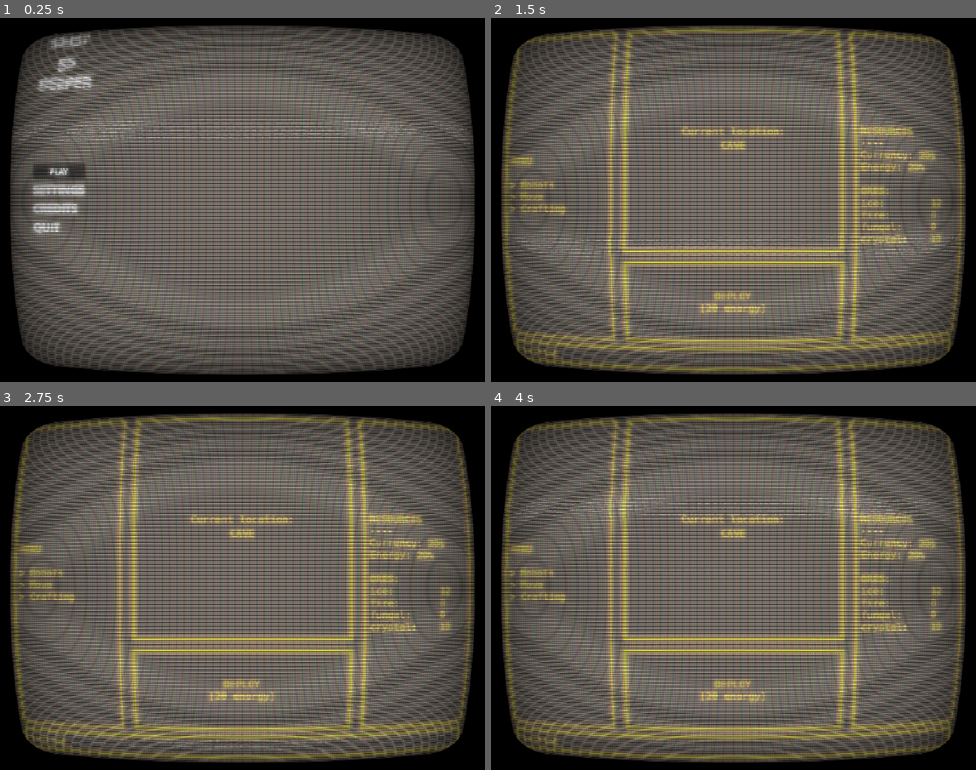
Above: before the commit, frames 1-4 (two rows, left to right).
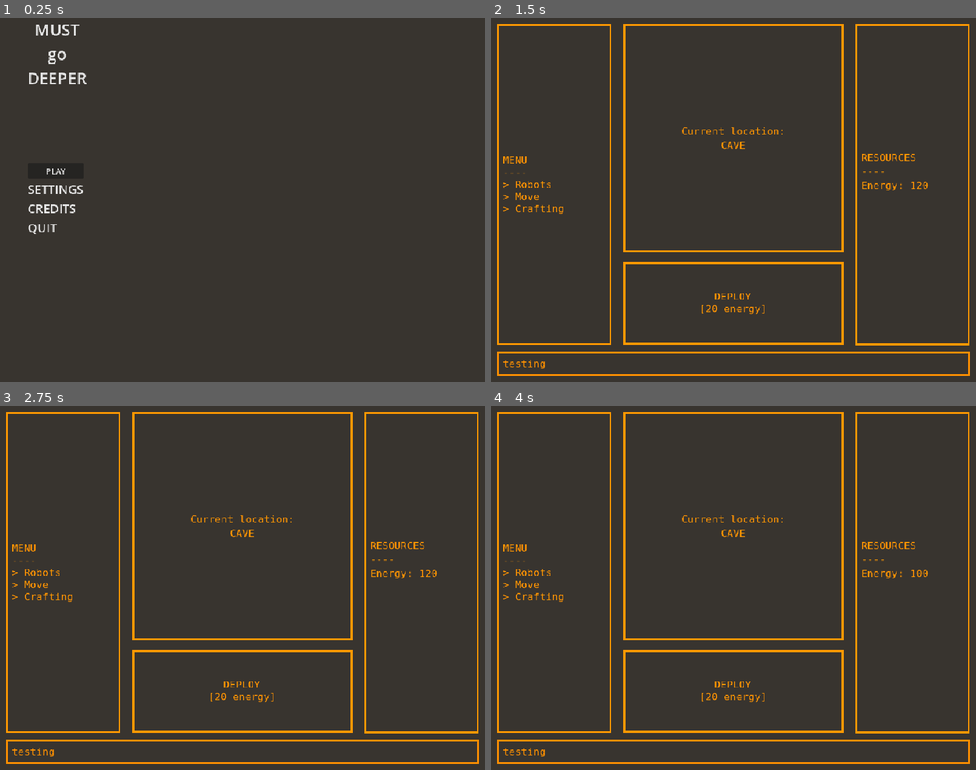
Above: after the commit, the same moments.

Repository: eorten/spelunk5
Game: Godot game, scene res://game/game.tscn
The game is run twice, just before and just after one commit, with the same random seed, the same clock (stepped at 60 frames per second) and the same inputs.
Inputs (mouse positions are in pixels of both pictures, inside the frame that each line leads up to):
- Up to frame 1 (0.25 s): no input
- Up to frame 2 (1.5 s): click "PLAY" at 0.5 s; click "> Caverns -Low threat level" at 1.25 s
- Up to frame 3 (2.75 s): move the mouse to (349, 569) at 2.02 s; hold D (move_right) from 2.03 s (still down); tap F (action_interact) at 2.1 s; click (349, 569) at 2.17 s; tap Space (move_jump) at 2.27 s
- Up to frame 4 (4 s): release D (move_right) at 2.75 s; click "DEPLOY [20 energy]" at 2.75 s; tap F (action_interact) at 3.5 s; move the mouse to (636, 606) at 3.52 s; hold D (move_right) from 3.53 s (still down); click (636, 606) at 3.6 s; tap Space (move_jump) at 3.77 s

The runs differ from the first frame. In frame 1, 69% of the frame differs, in the area x 0-100%, y 0-100%; in frame 2, 72%; in frame 3, 72%; in frame 4, 72%.

Commit message:
finished gameplay loop

Diff:
--- a/characters/player/player_data.gd
+++ b/characters/player/player_data.gd
@@ -1,12 +1,7 @@
 class_name PlayerData extends RefCounted
 var _inventory:Inventory
-var _currency:int
 func _init() -> void:
-	_currency = 0
 	_inventory = Inventory.new()
-
-func add_currency(amount:int):
-	_currency += amount
 
 func get_inventory() -> Inventory:
 	return _inventory
--- a/game/game.gd
+++ b/game/game.gd
@@ -38,7 +38,8 @@
 		_mining_system = MiningSystem.new(_world)
 		world_root.initialize(_world, placeable_registry)
 		world_root.create_world()
-		_current_round_data = RoundData.new(-1)
+		_current_round_data = RoundData.new(-1, 120)
+		update_resource_ui()
 	)
 
 	EventBus.on_button_pressed_deploy.connect(func():
@@ -56,10 +57,13 @@
 		_player = Player.new(.5 ,1)
 		_player.on_out_of_hp.connect(func():
 			end_run()
+			update_resource_ui()
 			Viewmodel.terminal_vm.set_state(TerminalState.new("robot destroyed due to excessive damage"))
 		)
 		_player.on_out_of_energy.connect(func():
 			end_run()
+			update_resource_ui()
+
 			Viewmodel.terminal_vm.set_state(TerminalState.new("robot destroyed due to no energy"))
 		)
 		_player.on_take_damage.connect(func():
@@ -69,7 +73,14 @@
 	)
 
 	GameEventBus.on_player_hatch_interacted.connect(func():
+		if _current_gamestate != GameState.PLAYING:return;
 		end_run()
+		print("ADD M")
+		_player_data.get_inventory().add_inventory(
+			_player.get_inventory()
+		)
+		update_resource_ui()
+
 	)
 
 	GameEventBus.on_player_try_mine.connect(func(pos:Vector2i):
@@ -81,6 +92,16 @@
 	_player_data = PlayerData.new()
 	Viewmodel.ui_vm.set_state(
 		UIState.new(UIState.Screen.MAIN_MENU)
+	)
+	update_resource_ui()
+
+func update_resource_ui():
+	Viewmodel.terminal_menu_right_vm.set_state(
+		TerminalMenuRightState.new(
+			_player_data.get_inventory().get_item("currency"),
+			_current_round_data.get_current_energy() if _current_round_data else 0,
+			_player_data.get_inventory().get_inventory()
+		)
 	)
 
 func end_run():
@@ -105,7 +126,7 @@
 func update_hud(player:Player):
 	var old_state := Viewmodel.hud_vm.get_state() as HUDState
 	Viewmodel.hud_vm.set_state(
-		HUDState.new(player.get_energy(), player.get_hp(), player.get_playtime())
+		HUDState.new(player.get_energy(), player.get_hp(), player.get_playtime(), player.get_inventory().get_inventory())
 	)
 
 func _process(delta: float) -> void:
--- a/game/game.tscn
+++ b/game/game.tscn
@@ -246,11 +246,21 @@
 [node name="MarginContainer" type="MarginContainer" parent="UI/HUDScreen/MarginContainer"]
 layout_mode = 2
 
-[node name="Label" type="Label" parent="UI/HUDScreen/MarginContainer/MarginContainer"]
+[node name="Label" type="VBoxContainer" parent="UI/HUDScreen/MarginContainer/MarginContainer"]
 layout_mode = 2
 size_flags_horizontal = 0
 size_flags_vertical = 0
+
+[node name="Label" type="Label" parent="UI/HUDScreen/MarginContainer/MarginContainer/Label"]
+layout_mode = 2
 text = "rec"
+
+[node name="TimerLabel" type="Label" parent="UI/HUDScreen/MarginContainer/MarginContainer/Label"]
+unique_name_in_owner = true
+layout_mode = 2
+size_flags_horizontal = 0
+size_flags_vertical = 8
+text = "00:00:00"
 
 [node name="Label3" type="Label" parent="UI/HUDScreen/MarginContainer/MarginContainer"]
 layout_mode = 2
@@ -277,14 +287,14 @@
 size_flags_vertical = 0
 text = "Integrity: 100%"
 
-[node name="TimerLabel" type="Label" parent="UI/HUDScreen/MarginContainer/MarginContainer"]
+[node name="InventoryLabel" type="Label" parent="UI/HUDScreen/MarginContainer/MarginContainer"]
 unique_name_in_owner = true
 layout_mode = 2
 size_flags_horizontal = 0
 size_flags_vertical = 8
-text = "00:00:00"
 
 [node name="PostProcess" type="Control" parent="UI"]
+visible = false
 layout_mode = 3
 anchors_preset = 15
 anchor_right = 1.0
--- a/game/systems/inventory.gd
+++ b/game/systems/inventory.gd
@@ -24,4 +24,4 @@
 
 func add_inventory(to_add:Inventory):
 	for item in to_add.get_inventory().keys():
-		add_items(item, to_add[item])
+		add_items(item, to_add.get_inventory()[item])
--- a/game/systems/mining_system.gd
+++ b/game/systems/mining_system.gd
@@ -14,5 +14,9 @@
 			ore = _world.get_biome_data().get_entry(tile_type) as BiomeDataEntry
 
 		if ore:
-			inventory.add_items("currency", ore.currency_value)
+			if tile_type == TileType.Type.ORE_BIOME:
+				inventory.add_item(str(TileType.Type.keys()[tile_type]))
+			else:
+				inventory.add_items("CURRENCY", ore.currency_value)
+
 		_world.remove_cell(local_pos)
--- a/game/systems/round_data.gd
+++ b/game/systems/round_data.gd
@@ -1,14 +1,16 @@
 class_name RoundData extends RefCounted
-const MAX_RUN_COUNT := 2 as int
+const RUN_ENERGY_COST := 20 as int
 
 var _resource_quota:int
-var _run_number:int
-func _init(quota:int) -> void:
-	_run_number = 0
+var _run_energy:int
+func _init(quota:int, run_energy:int) -> void:
+	_run_energy = run_energy
 	_resource_quota = quota
 
 func run_over():
-	_run_number += 1
+	_run_energy -= RUN_ENERGY_COST
 
 func round_over() -> bool:
-	return _run_number >= MAX_RUN_COUNT
+	return _run_energy <= 0
+func get_current_energy() -> int:
+	return _run_energy
--- a/game/ui/hud_screen/hud_screen.gd
+++ b/game/ui/hud_screen/hud_screen.gd
@@ -2,6 +2,7 @@
 @onready var battery_label: Label = %BatteryLabel
 @onready var hp_label: Label = %HPLabel
 @onready var timer_label: Label = %TimerLabel
+@onready var inventory_label: Label = %InventoryLabel
 
 func _ready() -> void:
 	Viewmodel.hud_vm.state_changed.connect(func(new_state:HUDState):
@@ -13,4 +14,8 @@
 		var secs = int(time) % 60 as int
 		var ms = int((time - int(time)) * 100) as int
 		timer_label.text = "00:" + str(mins).pad_zeros(2) + ":" + str(secs).pad_zeros(2) + ":" + str(ms).pad_zeros(2)
+		inventory_label.text = ""
+		for key in new_state.inventory_dict:
+			inventory_label.text += str(key) + ":" + str(new_state.inventory_dict[key]) + "\n"
+
 	)
--- a/game/ui/hud_screen/hud_state.gd
+++ b/game/ui/hud_screen/hud_state.gd
@@ -3,7 +3,9 @@
 var battery_percent:float
 var hp:int
 var playtime:float
-func _init(battery_percent:float, hp:int, playtime:float):
+var inventory_dict:Dictionary
+func _init(battery_percent:float, hp:int, playtime:float, inventory_dict:Dictionary):
 	self.battery_percent = battery_percent
 	self.hp = hp
 	self.playtime = playtime
+	self.inventory_dict = inventory_dict
--- /dev/null
+++ b/game/ui/terminal_menu_screen/terminal_menu_right_state.gd
@@ -0,0 +1,9 @@
+class_name TerminalMenuRightState extends RefCounted
+
+var currency:int
+var energy:int
+var ores:Dictionary
+func _init(currency:int, energy:int, ores:Dictionary) -> void:
+	self.currency = currency
+	self.energy = energy
+	self.ores = ores
--- a/game/ui/terminal_menu_screen/terminal_menu_screen.gd
+++ b/game/ui/terminal_menu_screen/terminal_menu_screen.gd
@@ -11,6 +11,11 @@
 @onready var terminal_text: Label = %TerminalText
 
 @onready var location_label: Label = %LocationLabel
+
+#region right bar
+@onready var energy_label: Label = %EnergyLabel
+@onready var ore_label: Label = %OreLabel
+#endregion
 
 var state:TerminalMenuState
 func _ready() -> void:
@@ -30,6 +35,12 @@
 	Viewmodel.terminal_vm.state_changed.connect(func(new_state:TerminalState):
 		terminal_text.text = new_state.text
 	)
+	Viewmodel.terminal_menu_right_vm.state_changed.connect(func(new_state:TerminalMenuRightState):
+		energy_label.text = "Energy: " + str(new_state.energy)
+		ore_label.text = ""
+		for k in new_state.ores:
+			ore_label.text += str(k) + ": " + str(new_state.ores[k])
+	)
 
 #func set_state(new_state:TerminalMenuState):
 	#state = new_state
--- a/game/ui/terminal_menu_screen/terminal_menu_screen.tscn
+++ b/game/ui/terminal_menu_screen/terminal_menu_screen.tscn
@@ -88,7 +88,8 @@
 [node name="PanelContainer" type="PanelContainer" parent="ResourceSideBar"]
 layout_mode = 2
 
-[node name="RichTextLabel" type="RichTextLabel" parent="ResourceSideBar/PanelContainer"]
+[node name="RichTextLabel" type="Label" parent="ResourceSideBar/PanelContainer"]
+visible = false
 layout_mode = 2
 text = "RESOURCES
 ----
@@ -102,6 +103,36 @@
 crystal: 	19"
 vertical_alignment = 1
 
+[node name="VBoxContainer" type="VBoxContainer" parent="ResourceSideBar/PanelContainer"]
+layout_mode = 2
+alignment = 1
+
+[node name="RichTextLabel" type="Label" parent="ResourceSideBar/PanelContainer/VBoxContainer"]
+layout_mode = 2
+text = "RESOURCES
+----"
+vertical_alignment = 1
+
+[node name="EnergyLabel" type="Label" parent="ResourceSideBar/PanelContainer/VBoxContainer"]
+unique_name_in_owner = true
+layout_mode = 2
+text = "Energy: 20%"
+vertical_alignment = 1
+
+[node name="Spacer" type="Control" parent="ResourceSideBar/PanelContainer/VBoxContainer"]
+custom_minimum_size = Vector2(0, 19.56)
+layout_mode = 2
+
+[node name="OreLabel" type="Label" parent="ResourceSideBar/PanelContainer/VBoxContainer"]
+unique_name_in_owner = true
+layout_mode = 2
+text = "ORES:
+ice: 		12
+fire: 		8
+fungal: 	0
+crystal: 	19"
+vertical_alignment = 1
+
 [node name="CenterPanel" type="MarginContainer" parent="."]
 modulate = Color(1.0569379, 1.0569379, 1.0569379, 1)
 layout_mode = 1
--- a/infra/viewmodel.gd
+++ b/infra/viewmodel.gd
@@ -1,6 +1,7 @@
 extends Node
 
 var terminal_menu_screen_vm := Observable.new()
+var terminal_menu_right_vm = Observable.new()
 var ui_vm := Observable.new()
 var terminal_vm := Observable.new()
 var hud_vm = Observable.new()
Not shown: 1 places in game/game.tscn that only renumber resources
Not shown, added: game/ui/terminal_menu_screen/terminal_menu_right_state.gd.uid
